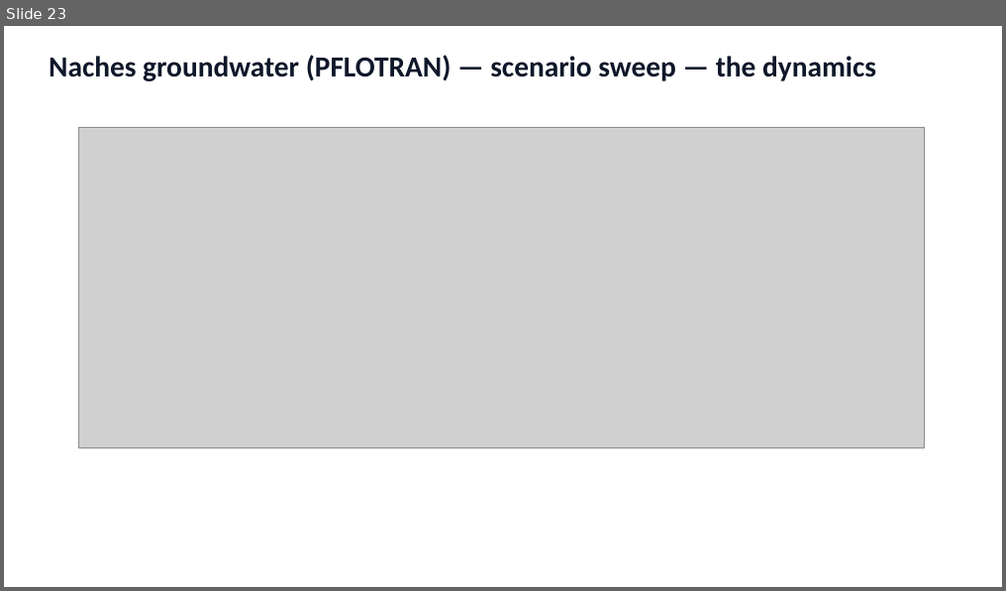
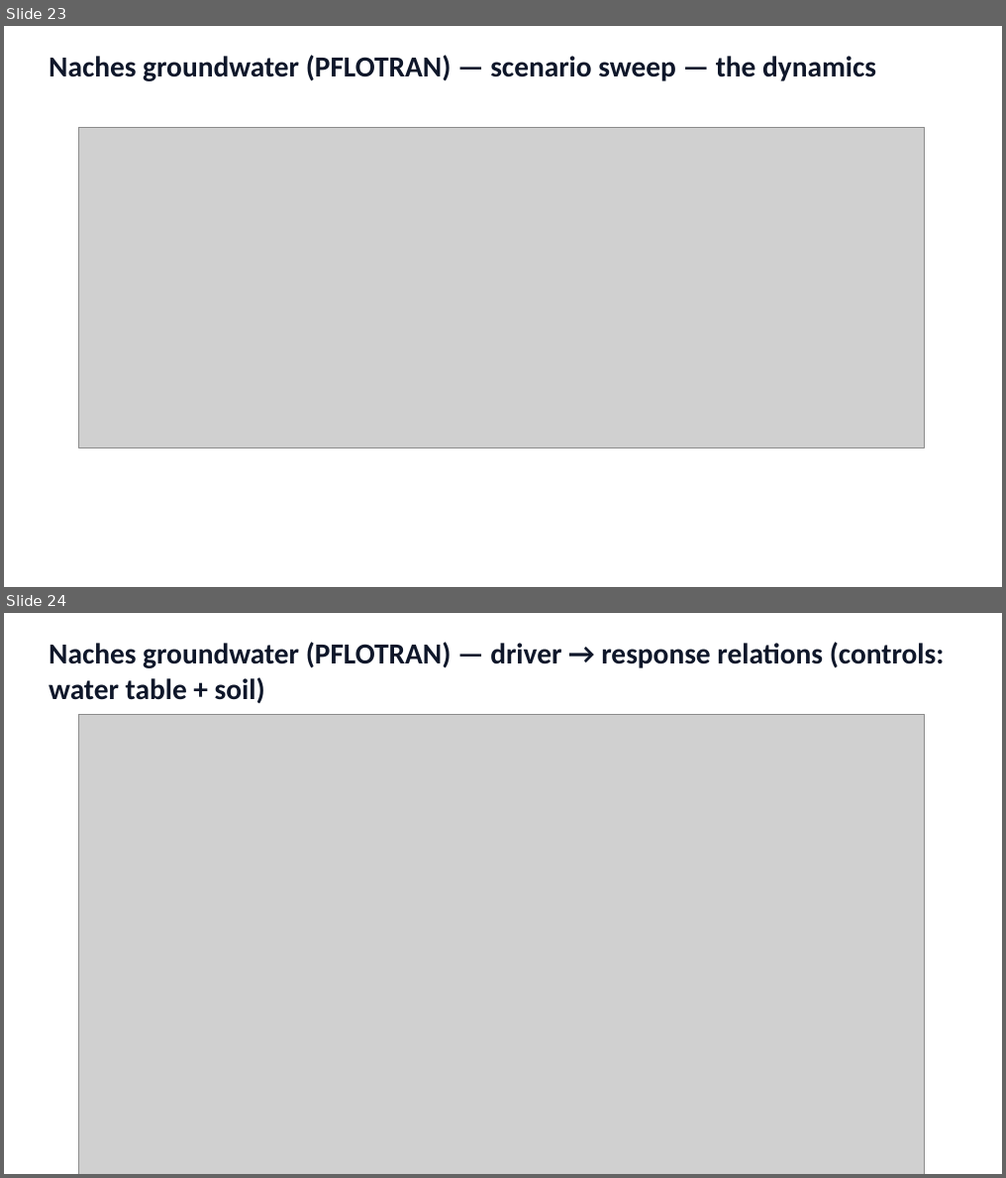
Before and after one commit to hoangtv1899/multi-agent-framework, a slide deck: docs/slides/story_20260706.pptx. Shown one above the other, each under a label of ours: slide 23 before the commit, slides 23 and 24 after it. The pictures are 1006x591 and 1006x1178 pixels, drawn with LibreOffice and Linux fonts; fonts in the diff are those of the drawing; grey boxes stand for pictures. Boxes give left, top, right and bottom in pixels: in the first picture for what was removed or moved away, otherwise in the second. Text is boxed around its words. In the diff, an @@ line names an element or a change of style, - is before the commit and + after.

```diff
--- a/docs/slides/story_20260706.pptx
+++ b/docs/slides/story_20260706.pptx
@@ slide 24 added at <box>4,613,1002,1174</box>, background #FFFFFF @@
@@ text added at <box>49,642,944,703</box>, 28 pt, text #0F172A, bold @@
+Naches groundwater (PFLOTRAN) — driver → response relations (controls: water table + soil)
@@ picture added at <box>79,714,925,1174</box> @@
```
Also in this commit, not shown: 1 slide changed, 2 other files.
